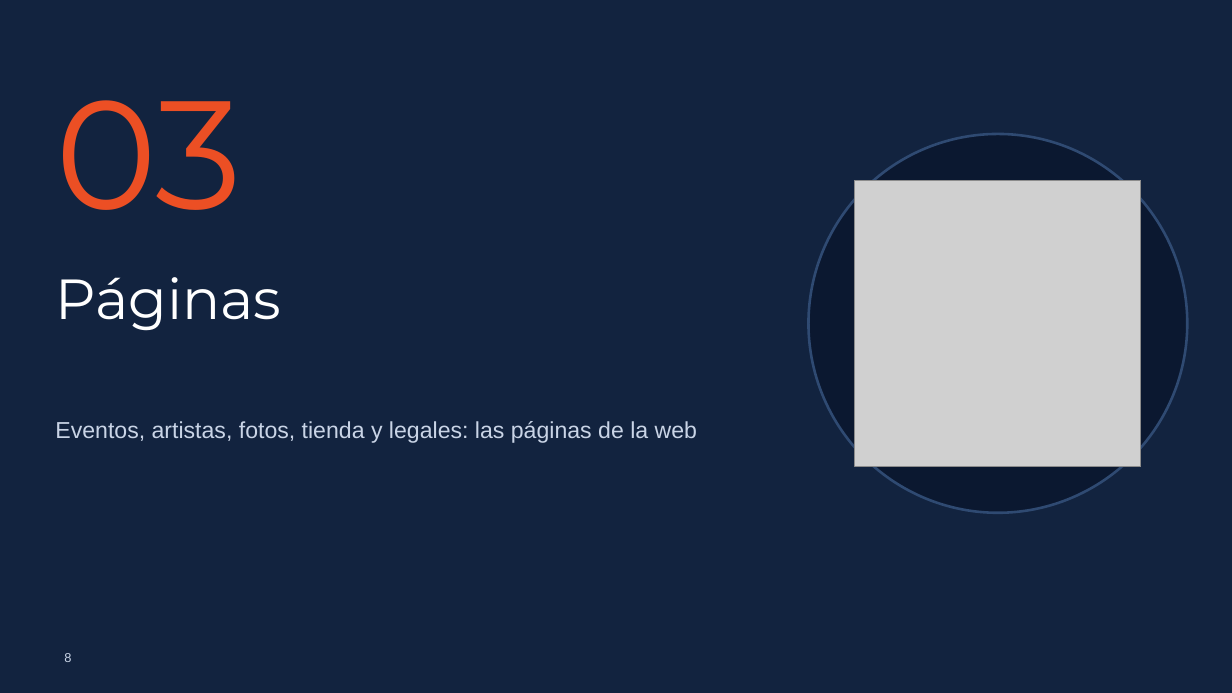
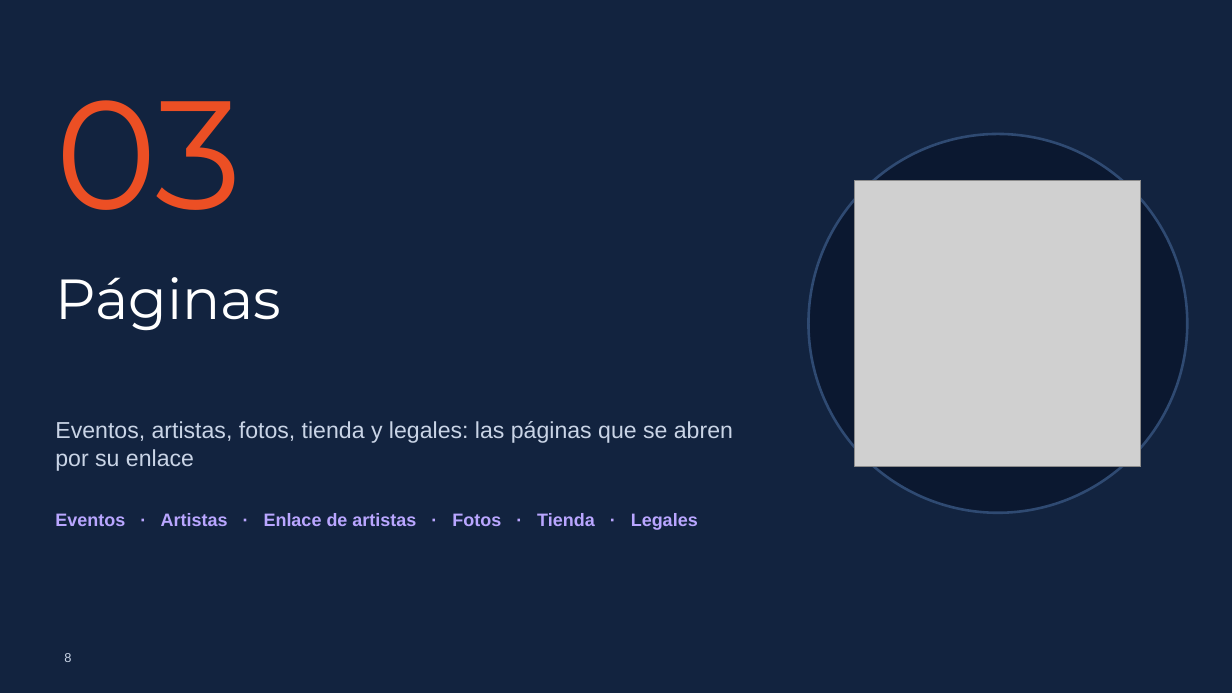
Before and after one commit to picodepato/boia-planet-web, a slide deck: slide 8 of docs/presentacion/boia-planet.pptx. Drawn at 1232x693 pixels with LibreOffice and Linux fonts; fonts in the diff are those of the drawing; grey boxes stand for pictures; background and template pictures are left out. Boxes give left, top, right and bottom in pixels: in the first picture for what was removed or moved away, otherwise in the second. Text is boxed around its words. In the diff, an @@ line names an element or a change of style, - is before the commit and + after.

```diff
--- a/docs/presentacion/boia-planet.pptx
+++ b/docs/presentacion/boia-planet.pptx
@@ text at [55,421,733,471]: text changed @@
-Eventos, artistas, fotos, tienda y legales: las páginas de la web
+Eventos, artistas, fotos, tienda y legales: las páginas que se abren por su enlace
@@ text added at [55,513,698,530], 14 pt, text #B9A6FF, bold @@
+Eventos · Artistas · Enlace de artistas · Fotos · Tienda · Legales
```
Also in this commit, not shown: 8 slides added, 1 slide removed, 14 other files.
